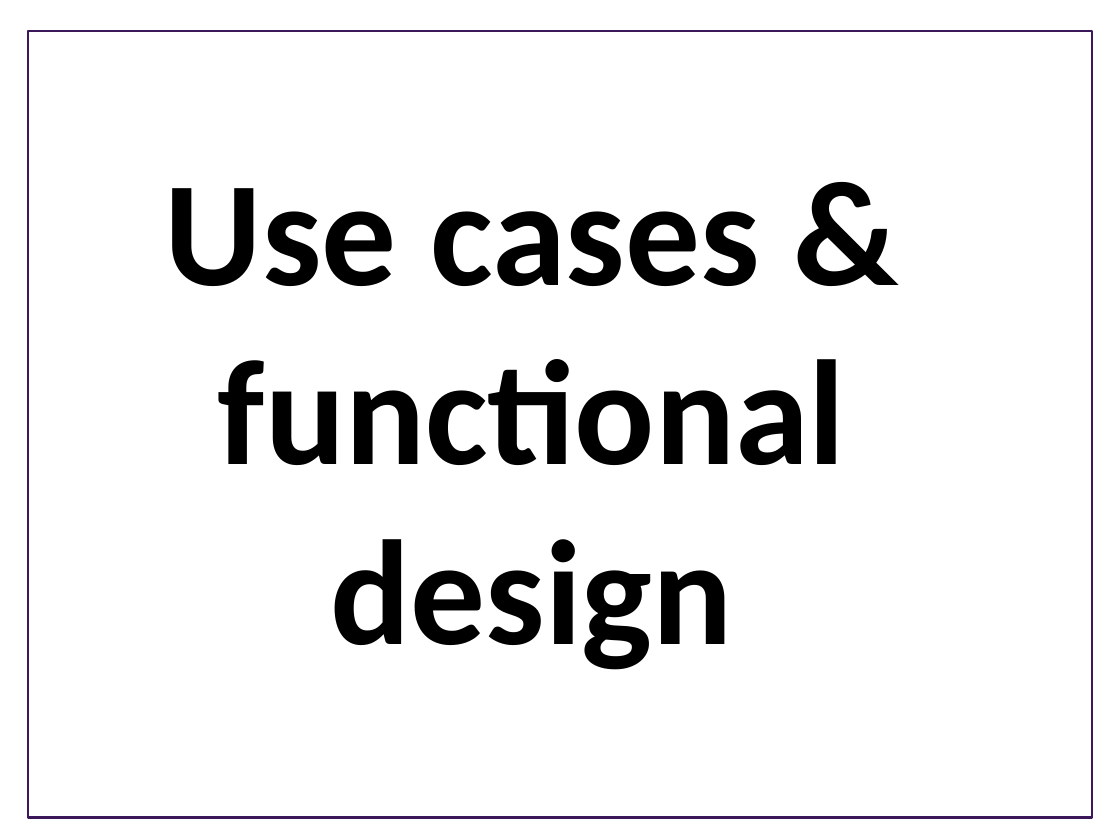
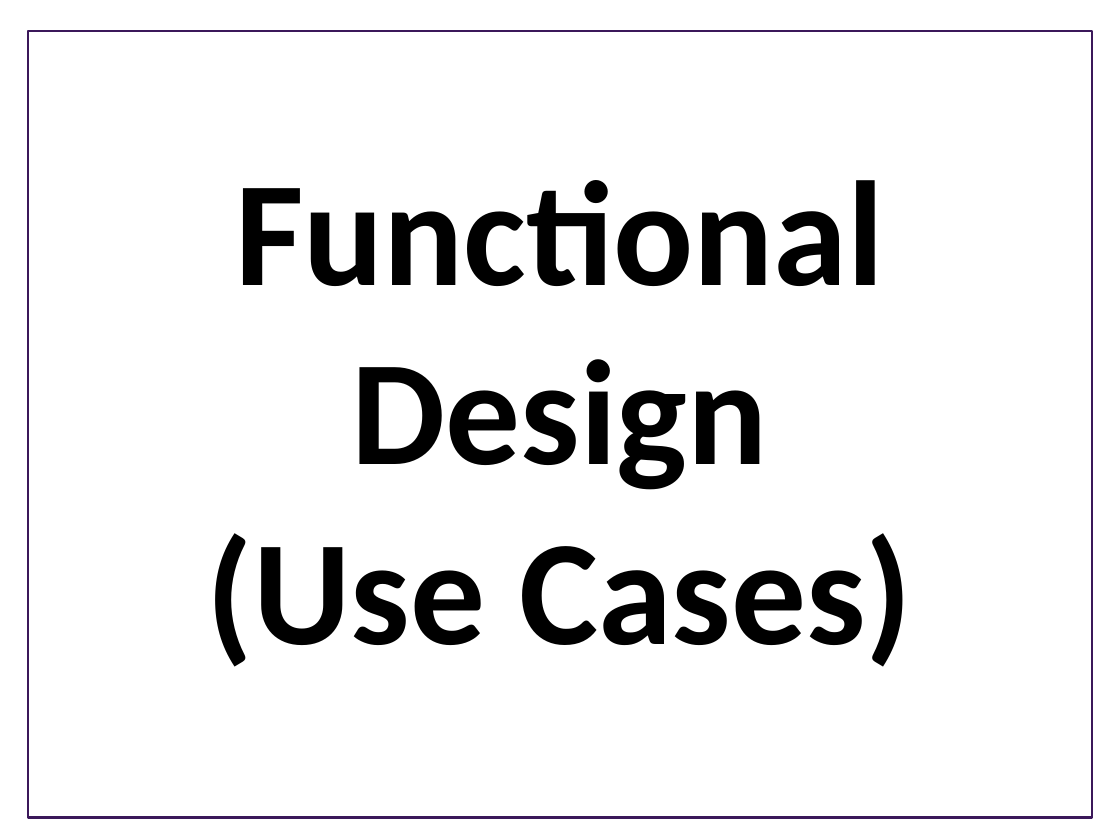
Before and after one commit to UWDIRECT/UWDIRECT.github.io, a slide deck: slide 16 of Wi22_content/SEDS/Use_cases.pptx (slide 1 before the commit). Drawn at 1120x840 pixels with LibreOffice and Linux fonts; fonts in the diff are those of the drawing; background and template pictures are left out. Boxes give left, top, right and bottom in pixels: in the first picture for what was removed or moved away, otherwise in the second. Text is boxed around its words. In the diff, an @@ line names an element or a change of style, - is before the commit and + after.

```diff
--- a/Wi22_content/SEDS/Use_cases.pptx
+++ b/Wi22_content/SEDS/Use_cases.pptx
@@ title at box(207, 180, 912, 667): text changed @@
-Use cases & functional design
+Functional Design
+(Use Cases)
```
Also in this commit, not shown: 1 other slide changed, 29 slides added, 2 slides removed.
